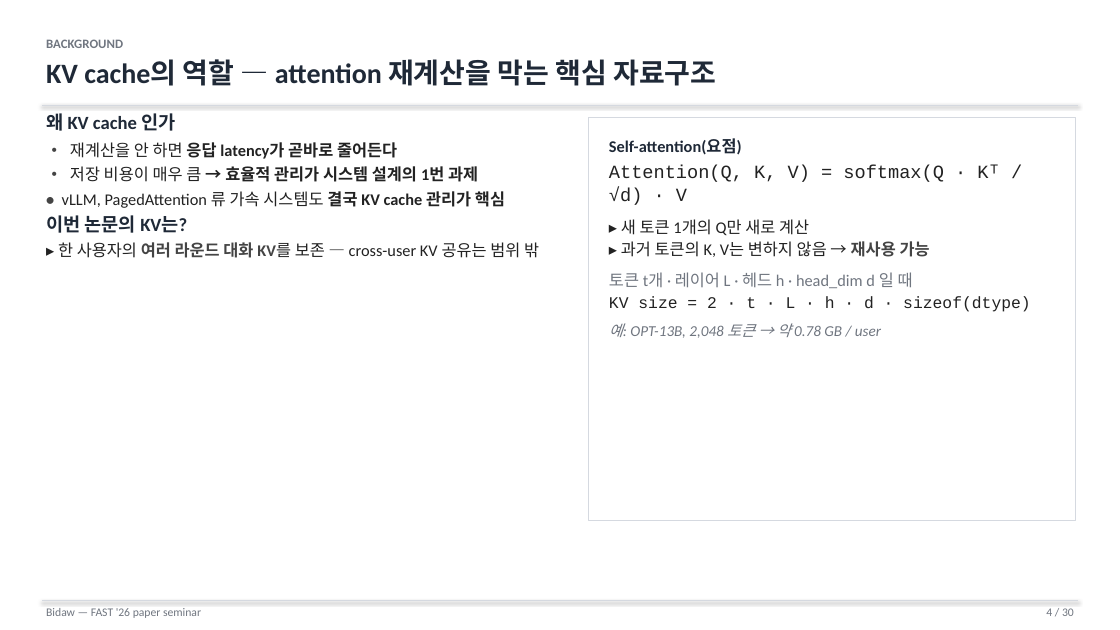
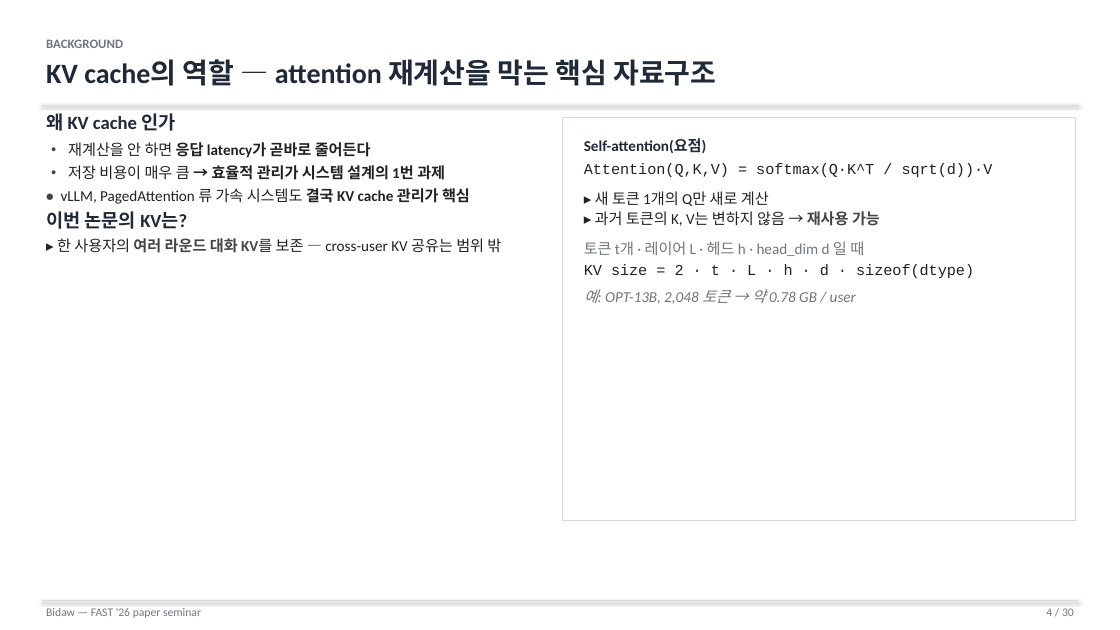
Before and after one commit to Daejun/bidaw, a slide deck: slide 4 of Bidaw_seminar.pptx. Drawn at 1120x630 pixels with LibreOffice and Linux fonts; fonts in the diff are those of the drawing. Boxes give left, top, right and bottom in pixels: in the first picture for what was removed or moved away, otherwise in the second. Text is boxed around its words. In the diff, an @@ line names an element or a change of style, - is before the commit and + after.

```diff
--- a/Bidaw_seminar.pptx
+++ b/Bidaw_seminar.pptx
@@ rectangle: place and size @@
-rectangle at <box>588,118,1075,521</box>
+rectangle at <box>563,118,1075,521</box>
@@ text at <box>57,142,501,253</box>: size 14 to 13 pt in "• 재계산을 안 하면 응답 latency가 곧바로 ...", "• 저장 비용이 매우 큼 → 효율적 ...", "• vLLM, PagedAttention 류 가속 시스템도 결국 ...", "▸ 한 사용자의 여러 라운드 대화 KV를 ..." @@
@@ text "Self-attention(요점)": place and size @@
-text "Self-attention(요점)" at <box>609,139,1031,338</box>
+text "Self-attention(요점)" at <box>584,138,993,304</box>
@@ text at <box>584,138,974,278</box>: size 14 to 13 pt in "Self-attention(요점)", "▸ 새 토큰 1개의 Q만 새로 계산", "▸ 과거 토큰의 K, V는 변하지 않음 ...", "토큰 t개 · 레이어 L · 헤드 ..." and 1 more places @@
@@ text at <box>584,163,993,177</box>: text changed; size 16 to 13 pt @@
-Attention(Q, K, V) = softmax(Q · Kᵀ / √d) · V
+Attention(Q,K,V) = softmax(Q·K^T / sqrt(d))·V
```
Also in this commit, not shown: 22 other slides changed, 2 other files.
